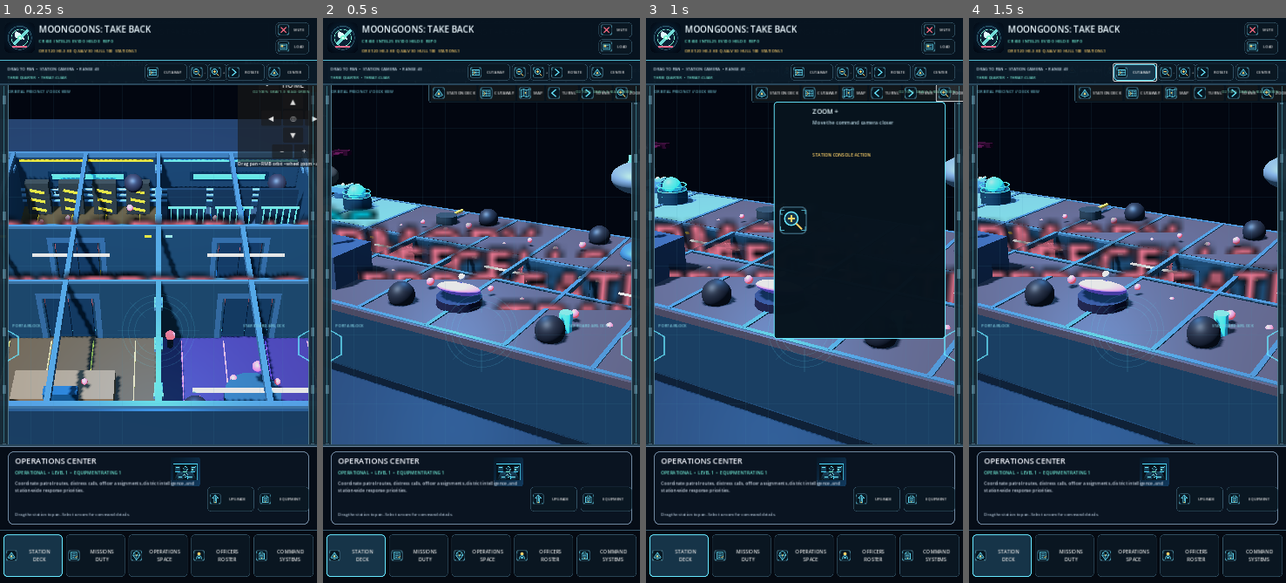
Above: before the commit, frames 1-4 (left to right).
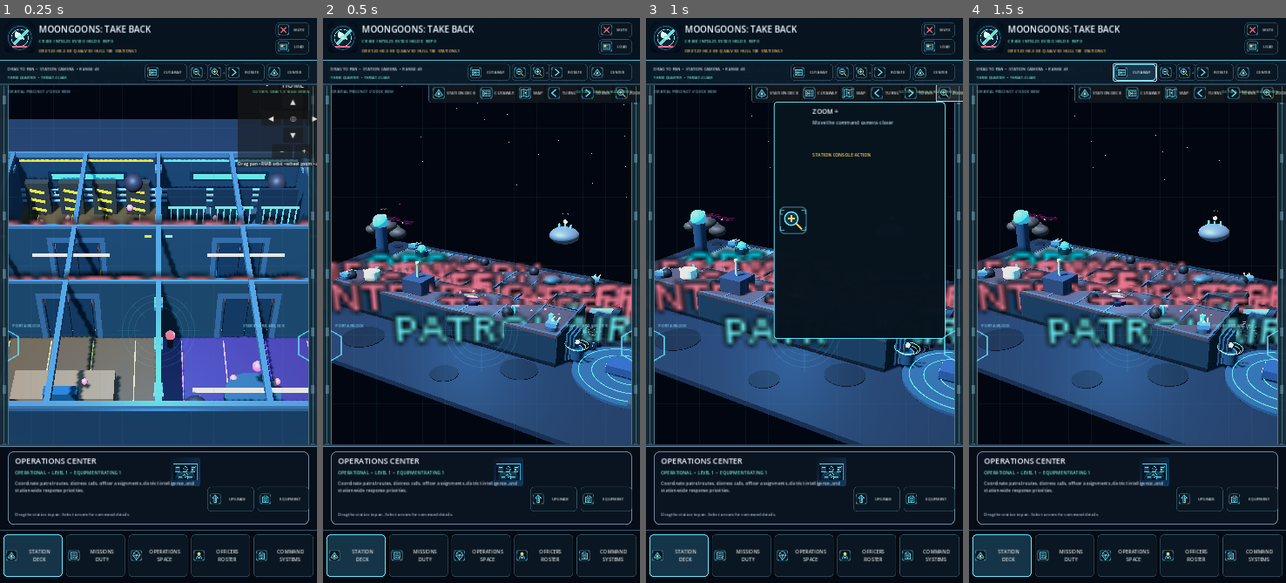
Above: after the commit, the same moments.

Repository: POTD725/MoonGoons-Take-Back
Game: Godot game, scene res://scenes/PeacekeeperStationDeck.tscn
Same seed, same stepped clock (60 frames per second), same inputs: the game is played once before the commit and once after it.
Inputs:
- Up to frame 1 (0.25 s): no input
- Up to frame 2 (0.5 s): no input
- Up to frame 3 (1 s): click "ZOOM +" at 0.5 s
- Up to frame 4 (1.5 s): click "CUTAWAY" at 1.25 s

Frame 1 is identical in both runs. In frame 2, 33% of the frame differs, in the area x 2-98%, y 12-76%; in frame 3, 22%; in frame 4, 33%.

Commit message:
Fit the full 3D station inside portrait mode

Diff:
--- a/scripts/precinct_hybrid_camera_controller.gd
+++ b/scripts/precinct_hybrid_camera_controller.gd
@@ -10,18 +10,18 @@
 
 const THREE_QUARTER := {
 	"target": Vector3(2.5, 0.8, 0.6),
-	"distance": 40.0,
+	"distance": 68.0,
 	"yaw": 0.52,
 	"pitch": -0.43
 }
 const CUTAWAY := {
-	"distance": 25.0,
+	"distance": 31.0,
 	"yaw": 0.28,
 	"pitch": -0.34
 }
 const TACTICAL := {
 	"target": Vector3(2.5, 0.0, 0.0),
-	"distance": 46.0,
+	"distance": 78.0,
 	"yaw": 0.0,
 	"pitch": -1.05
 }
@@ -36,9 +36,17 @@
 	if precinct == null:
 		return
 	bridge = precinct.get_node_or_null("CameraInputBridge")
+	_configure_portrait_camera()
 	_hide_old_camera_box()
 	_build_view_controls()
 	set_three_quarter_view()
+
+func _configure_portrait_camera() -> void:
+	var camera_value: Variant = precinct.get("camera")
+	if camera_value is Camera3D:
+		var camera := camera_value as Camera3D
+		var viewport_size: Vector2 = get_viewport().get_visible_rect().size
+		camera.fov = 62.0 if viewport_size.y > viewport_size.x else 50.0
 
 func set_three_quarter_view() -> void:
 	current_mode = "three_quarter"
@@ -80,14 +88,14 @@
 	_update_label(_mode_name())
 
 func zoom_in() -> void:
-	precinct.set("camera_distance", clampf(float(precinct.get("camera_distance")) - 3.0, 16.0, 58.0))
+	precinct.set("camera_distance", clampf(float(precinct.get("camera_distance")) - 4.0, 22.0, 92.0))
 
 func zoom_out() -> void:
-	precinct.set("camera_distance", clampf(float(precinct.get("camera_distance")) + 3.0, 16.0, 58.0))
+	precinct.set("camera_distance", clampf(float(precinct.get("camera_distance")) + 4.0, 22.0, 92.0))
 
 func _apply_view(data: Dictionary) -> void:
 	precinct.set("camera_target", data.get("target", Vector3.ZERO))
-	precinct.set("camera_distance", float(data.get("distance", 40.0)))
+	precinct.set("camera_distance", float(data.get("distance", 68.0)))
 	precinct.set("camera_yaw", float(data.get("yaw", 0.52)))
 	precinct.set("camera_pitch", float(data.get("pitch", -0.43)))
 
